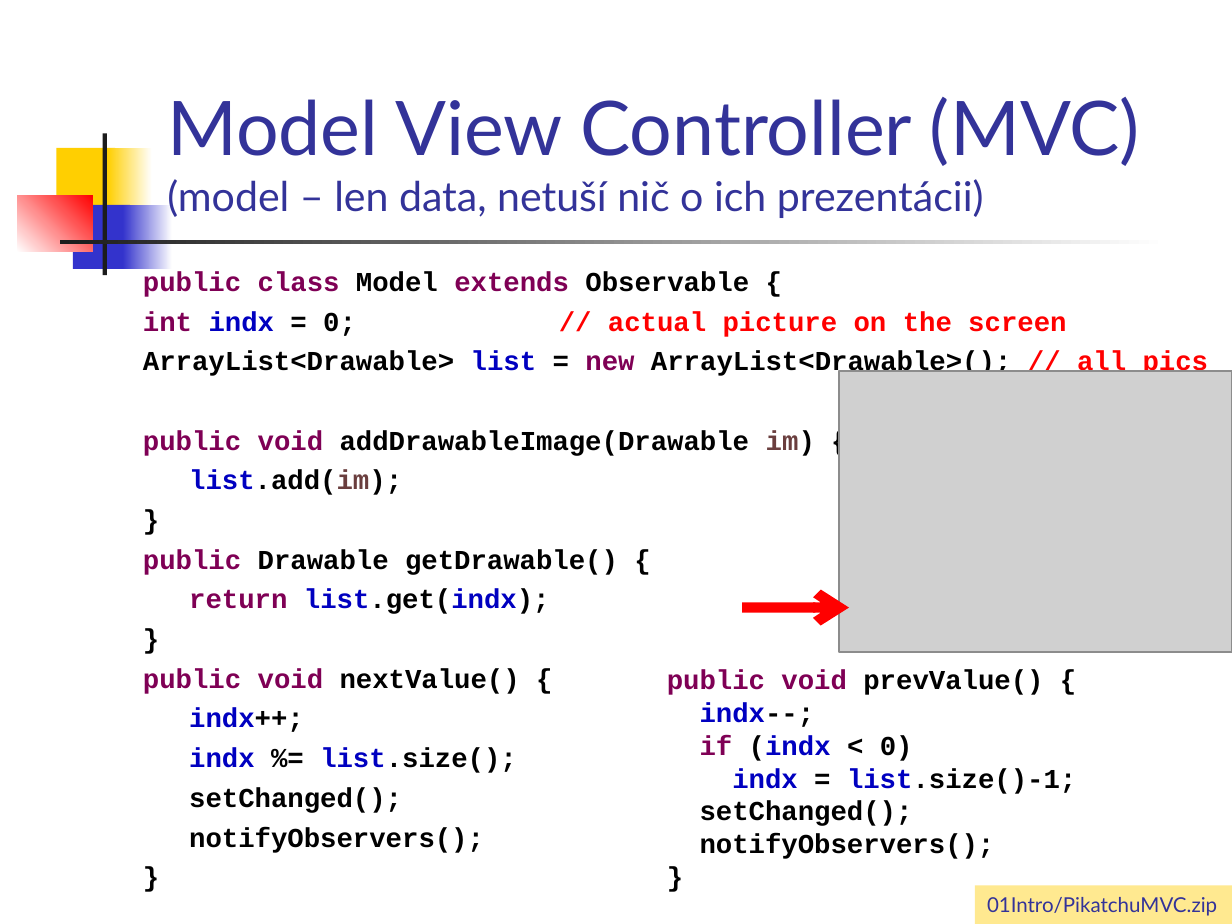
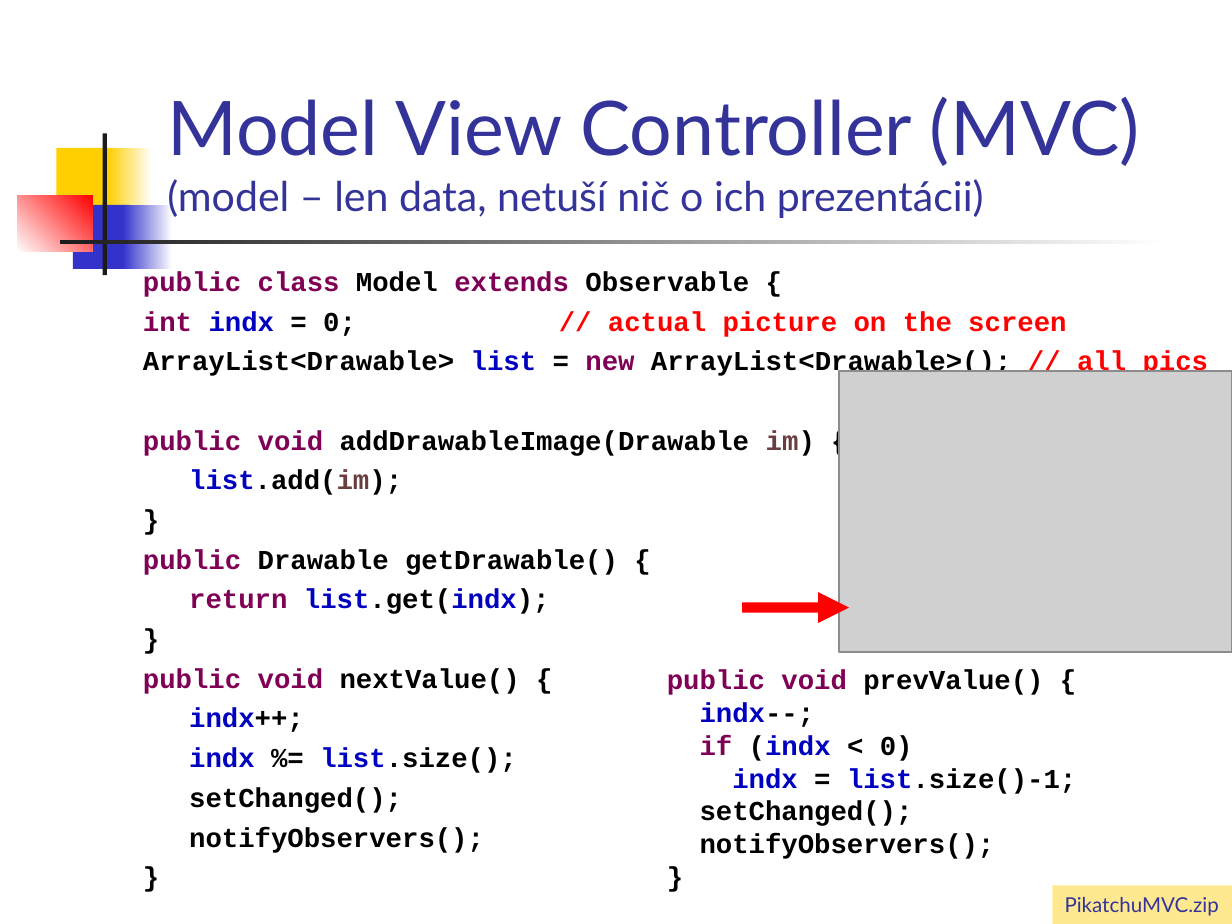
Before and after one commit to vmandro/Prednasky, a slide deck: slide 47 of 07/07_Android.ppt. Drawn at 1232x924 pixels with LibreOffice and Linux fonts; fonts in the diff are those of the drawing; grey boxes stand for pictures. Boxes give left, top, right and bottom in pixels: in the first picture for what was removed or moved away, otherwise in the second. Text is boxed around its words. In the diff, an @@ line names an element or a change of style, - is before the commit and + after.

```diff
--- a/07/07_Android.ppt
+++ b/07/07_Android.ppt
@@ rectangle "PikatchuMVC.zip": place and size @@
-rectangle "PikatchuMVC.zip" at (975,886,1232,924)
+rectangle "PikatchuMVC.zip" at (1052,886,1232,924)
@@ text in rectangle at (1065,897,1219,916): text changed @@
-01Intro/PikatchuMVC.zip
+PikatchuMVC.zip
```
Also in this commit, not shown: 4 other slides changed, 2 other files.
